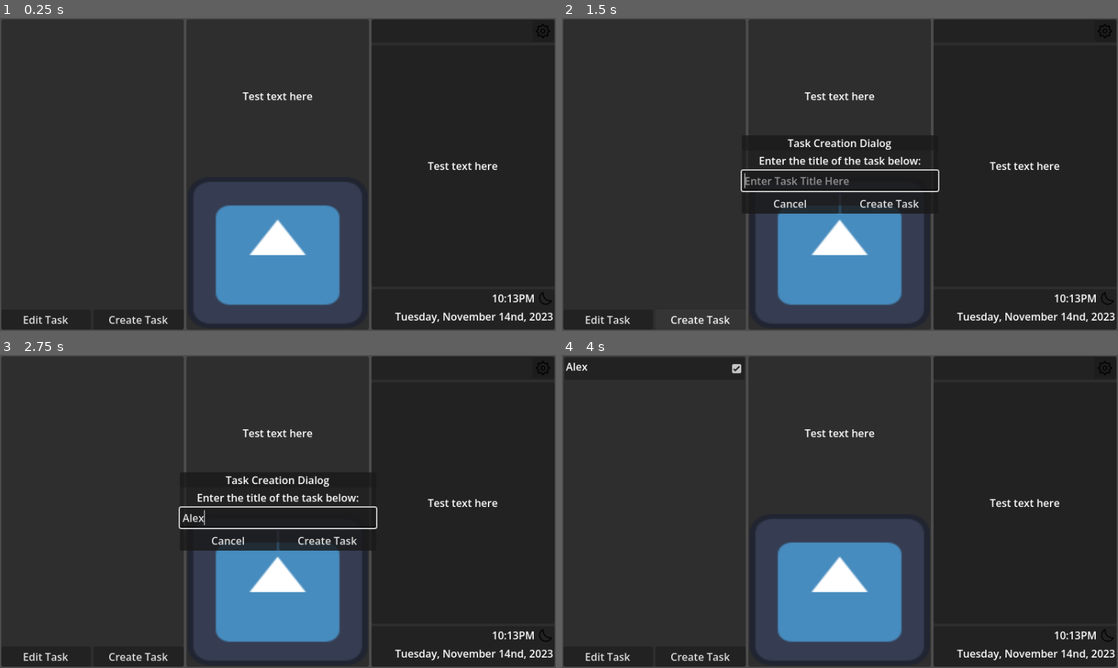
Above: before the commit, frames 1-4 (two rows, left to right).
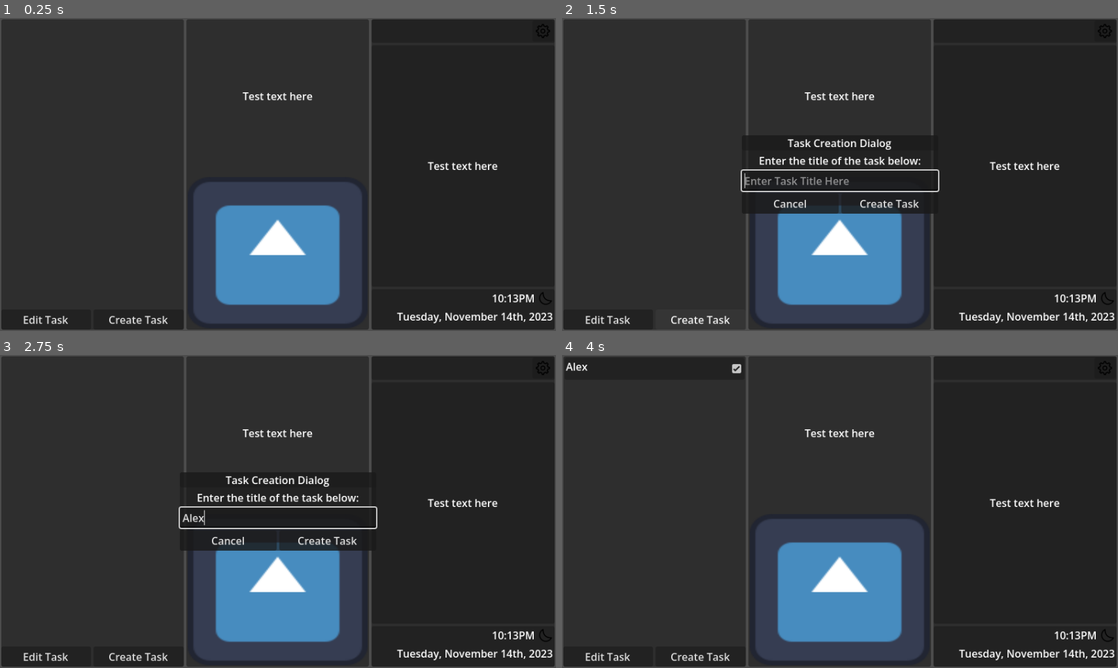
Above: after the commit, the same moments.

Repository: MaverickMagpie/CornerCritters
Game: Godot game, scene res://main_window.tscn
Same seed, same stepped clock (60 frames per second), same inputs: the game is played once before the commit and once after it. The engine's default icon, where the game draws it, is replaced by a stand-in: a white triangle on a blue panel in a dark square.
Inputs (mouse positions are in pixels of both pictures, inside the frame that each line leads up to):
- Up to frame 1 (0.25 s): no input
- Up to frame 2 (1.5 s): click "Edit Task" at 0.5 s; click "Create Task" at 1.25 s
- Up to frame 3 (2.75 s): click (278, 517) at 2.02 s; type "Alex" at 2.1 s
- Up to frame 4 (4 s): click "Create Task" at 2.75 s; click (734, 367) at 3.5 s

The runs differ from the first frame. In frame 1, 0.5% of the frame differs, in the area x 71-100%, y 94-98%; in frame 2, 0.5%; in frame 3, 0.5%; in frame 4, 0.5%.

Commit message:
Fixed incorrect ordinal suffix on calendar widget.

Diff:
--- a/time_section.gd
+++ b/time_section.gd
@@ -40,7 +40,7 @@
 	var today = Time.get_date_dict_from_system()
 	var weekday = weekday_to_string(today.weekday)
 	var month = month_to_string(today.month)
-	var weekday_suffix = get_ordinal_suffix(today.weekday)
+	var weekday_suffix = get_ordinal_suffix(today.day)
 	return "%s, %s %s%s, %s" % [weekday, month, today.day, weekday_suffix, today.year]
 
 # Get weekday string from weekday integer
